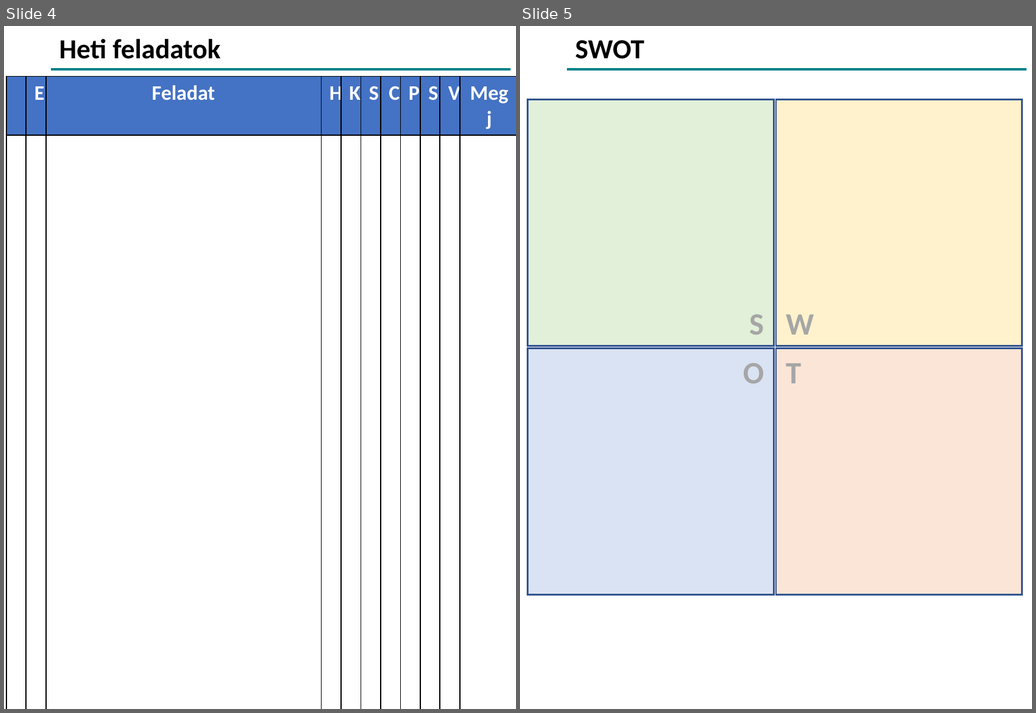
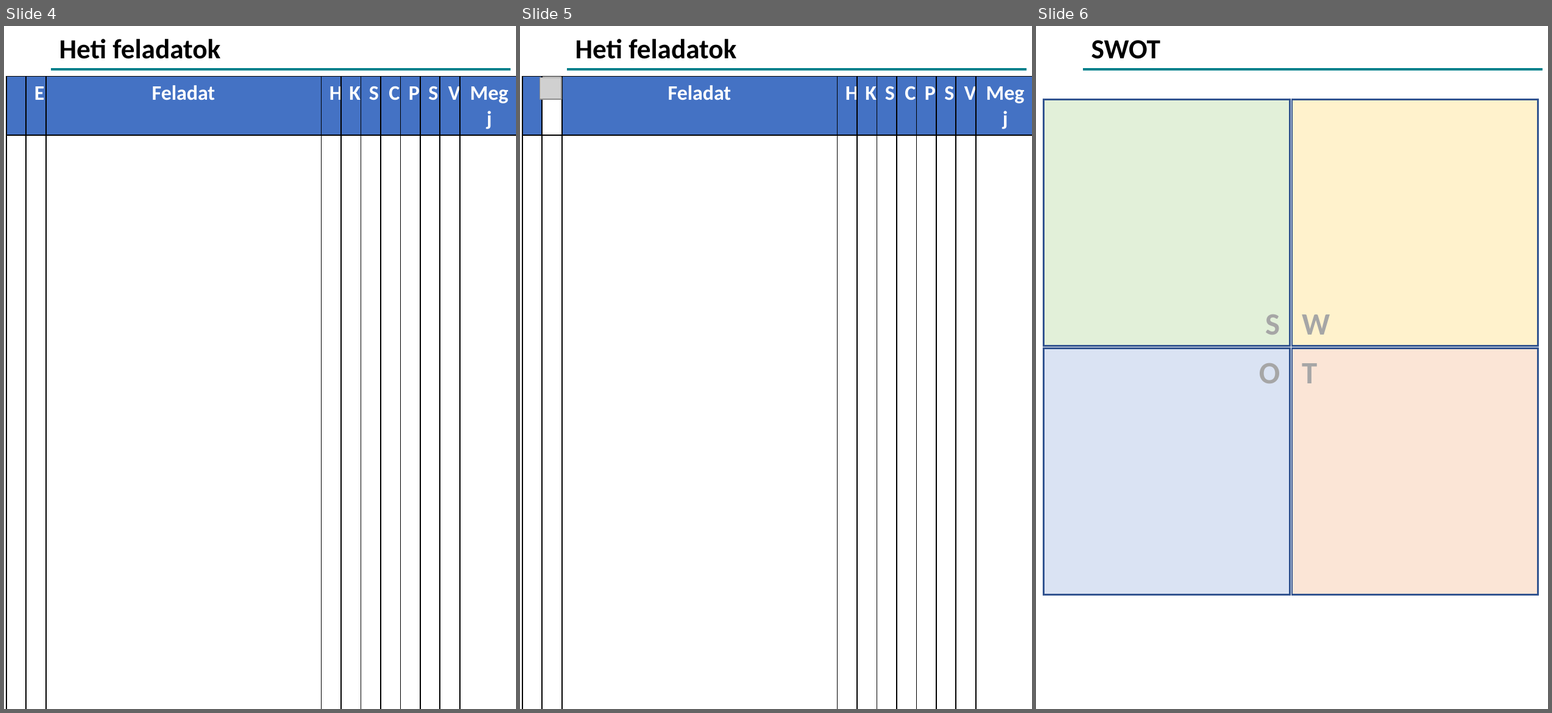
Before and after one commit to devilinside71/Onyx-Boox-Air-2-Plus-Templates, a slide deck: EI_Basics.pptx. Shown side by side, each under a label of ours: slides 4 and 5 before the commit, slides 4, 5 and 6 after it. The pictures are 1036x713 and 1552x713 pixels, drawn with LibreOffice and Linux fonts; fonts in the diff are those of the drawing; grey boxes stand for pictures; background and template pictures are left out. Boxes give left, top, right and bottom in pixels: in the first picture for what was removed or moved away, otherwise in the second. Text is boxed around its words. In the diff, an @@ line names an element or a change of style, - is before the commit and + after.

```diff
--- a/EI_Basics.pptx
+++ b/EI_Basics.pptx
@@ slide 5 added at (x1=520, y1=26, x2=1032, y2=709), background #FFFFFF; not listed: 1 template element that a slide beside it also shows @@
@@ title added at (x1=576, y1=39, x2=737, y2=59), 24 pt, text #000000, bold @@
+Heti feladatok
@@ table added at (x1=522, y1=77, x2=1028, y2=704), 2 rows, 11 columns @@
+ |  | Feladat | H | K | S | C | P | S | V | Megj
+ |  |  |  |  |  |  |  |  |  | 
@@ picture added at (x1=540, y1=77, x2=561, y2=99) @@
@@ what was slide 5 is now slide 6 @@
```
Also in this commit, not shown: 1 other file.
